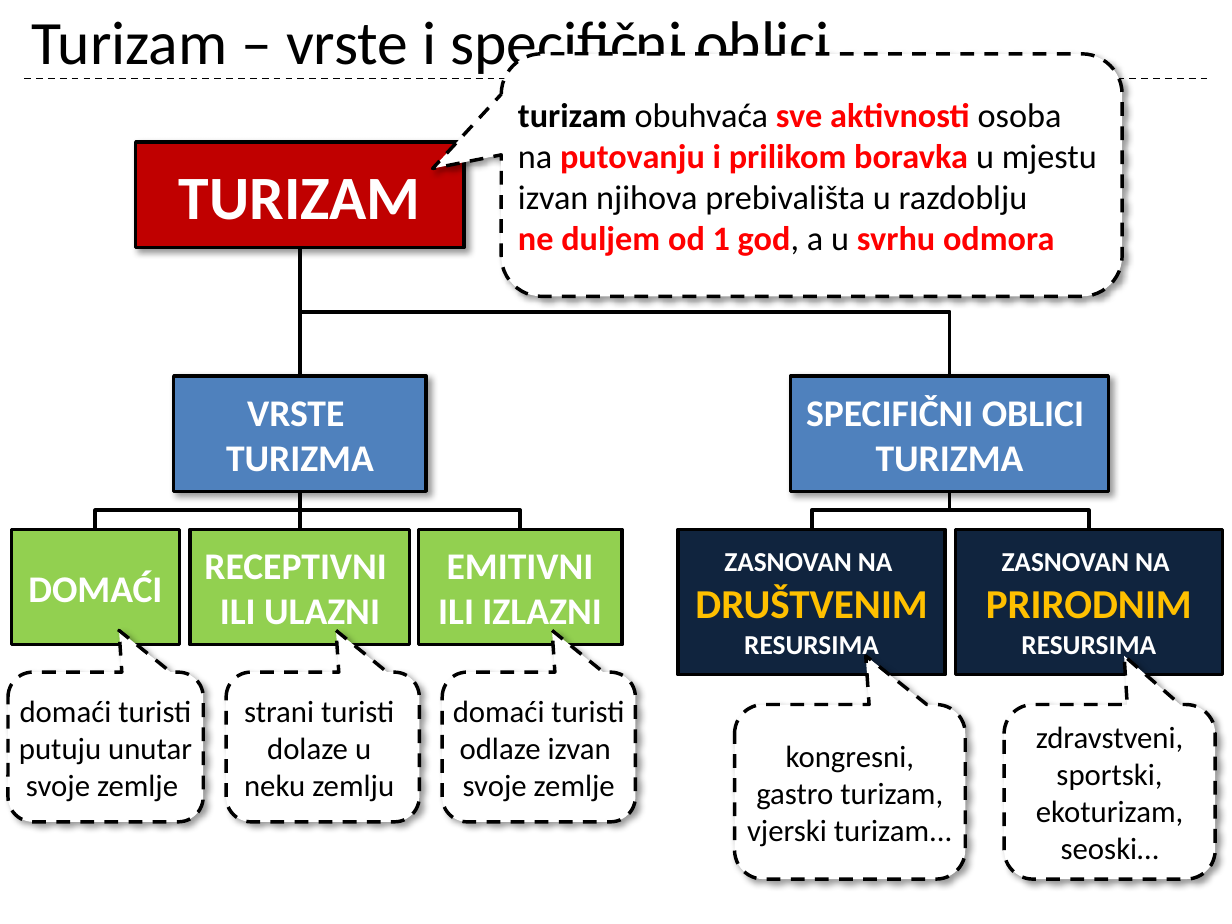
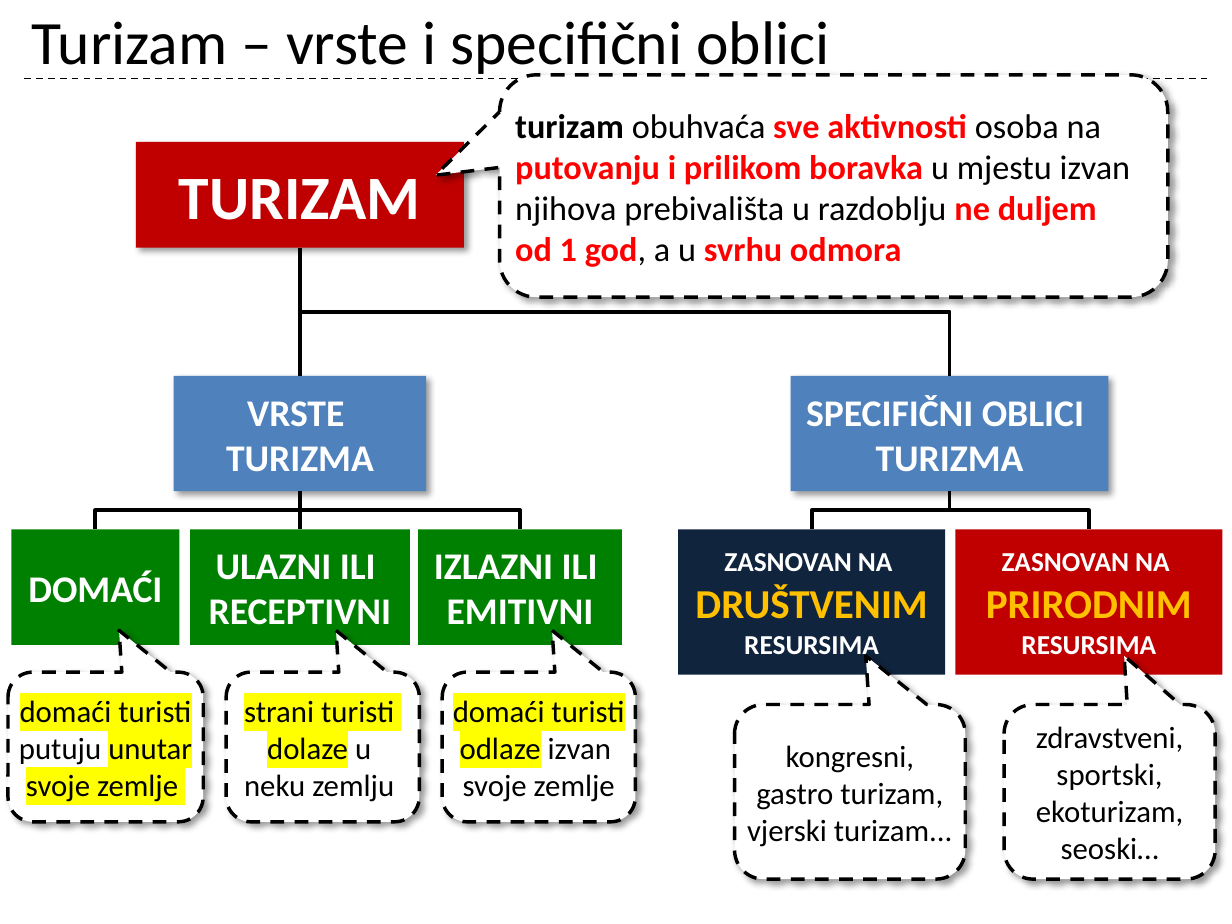
Before and after one commit to cornx/print, a slide deck: slide 8 of data/prezentacije/osnove_turizma/001_1_Turizam_uvod-ponavljanje.pptx (slide 5 before the commit). Drawn at 1232x924 pixels with LibreOffice and Linux fonts; fonts in the diff are those of the drawing. Boxes give left, top, right and bottom in pixels: in the first picture for what was removed or moved away, otherwise in the second. Text is boxed around its words. In the diff, an @@ line names an element or a change of style, - is before the commit and + after.

```diff
--- a/data/prezentacije/osnove_turizma/001_1_Turizam_uvod-ponavljanje.pptx
+++ b/data/prezentacije/osnove_turizma/001_1_Turizam_uvod-ponavljanje.pptx
@@ rounded speech box "turizam obuhvaća sve aktivnosti osoba ..." resized from (x1=501, y1=54, x2=1122, y2=297) to (x1=500, y1=75, x2=1168, y2=298) @@
@@ rounded speech box "turizam obuhvaća sve aktivnosti osoba ..." at (x1=500, y1=75, x2=1168, y2=298): proportions changed @@
@@ text in rounded speech box at (x1=515, y1=114, x2=1130, y2=267): spaces changed @@
-turizam obuhvaća sve aktivnosti osoba
-na putovanju i prilikom boravka u mjestu
-izvan njihova prebivališta u razdoblju
-ne duljem od 1 god, a u svrhu odmora
+turizam obuhvaća sve aktivnosti osoba na
+putovanju i prilikom boravka u mjestu izvan
+njihova prebivališta u razdoblju ne duljem
+od 1 god, a u svrhu odmora
@@ fill #92D050 to #008000; outline #000000 2 pt to none in 3 elements at (x1=11, y1=530, x2=179, y2=646), (x1=190, y1=530, x2=409, y2=646), (x1=419, y1=530, x2=622, y2=646) @@
@@ outline #000000 2 pt to none in 4 elements at (x1=136, y1=142, x2=463, y2=248), (x1=174, y1=376, x2=426, y2=492), (x1=791, y1=376, x2=1109, y2=492), (x1=678, y1=530, x2=945, y2=675) @@
@@ rectangle "ZASNOVAN NA" at (x1=955, y1=530, x2=1222, y2=675): fill #0F243E to #C00000; outline #000000 2 pt to none @@
@@ text in rectangle at (x1=216, y1=554, x2=376, y2=580): paragraph added @@
+ULAZNI ILI
@@ text in rectangle at (x1=434, y1=554, x2=598, y2=579): paragraph added @@
+IZLAZNI ILI
@@ text in rectangle at (x1=220, y1=599, x2=380, y2=634): paragraph removed @@
-ILI ULAZNI
@@ text in rectangle at (x1=438, y1=599, x2=601, y2=634): paragraph removed @@
-ILI IZLAZNI
@@ rounded speech box "domaći turisti" at (x1=7, y1=673, x2=202, y2=823): highlight none to #FFFF00 in "domaći turisti", "unutar", "svoje zemlje" @@
@@ text in rounded speech box at (x1=244, y1=700, x2=394, y2=760): highlight none to #FFFF00 in "strani turisti", "dolaze" @@
@@ text in rounded speech box at (x1=453, y1=700, x2=624, y2=760): highlight none to #FFFF00 in "domaći turisti", "odlaze" @@
```
Also in this commit, not shown: 8 other slides changed, 4 slides added.
